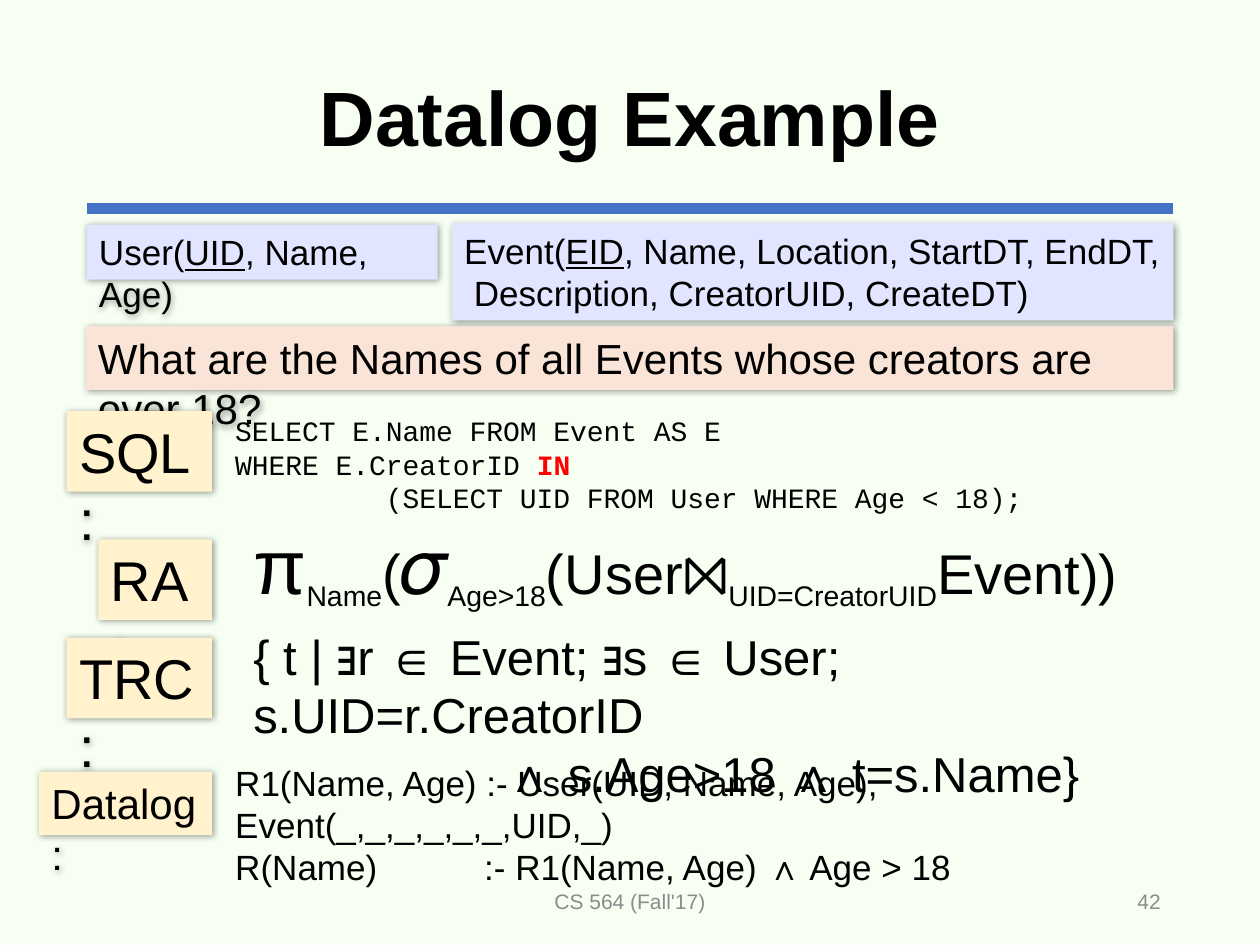
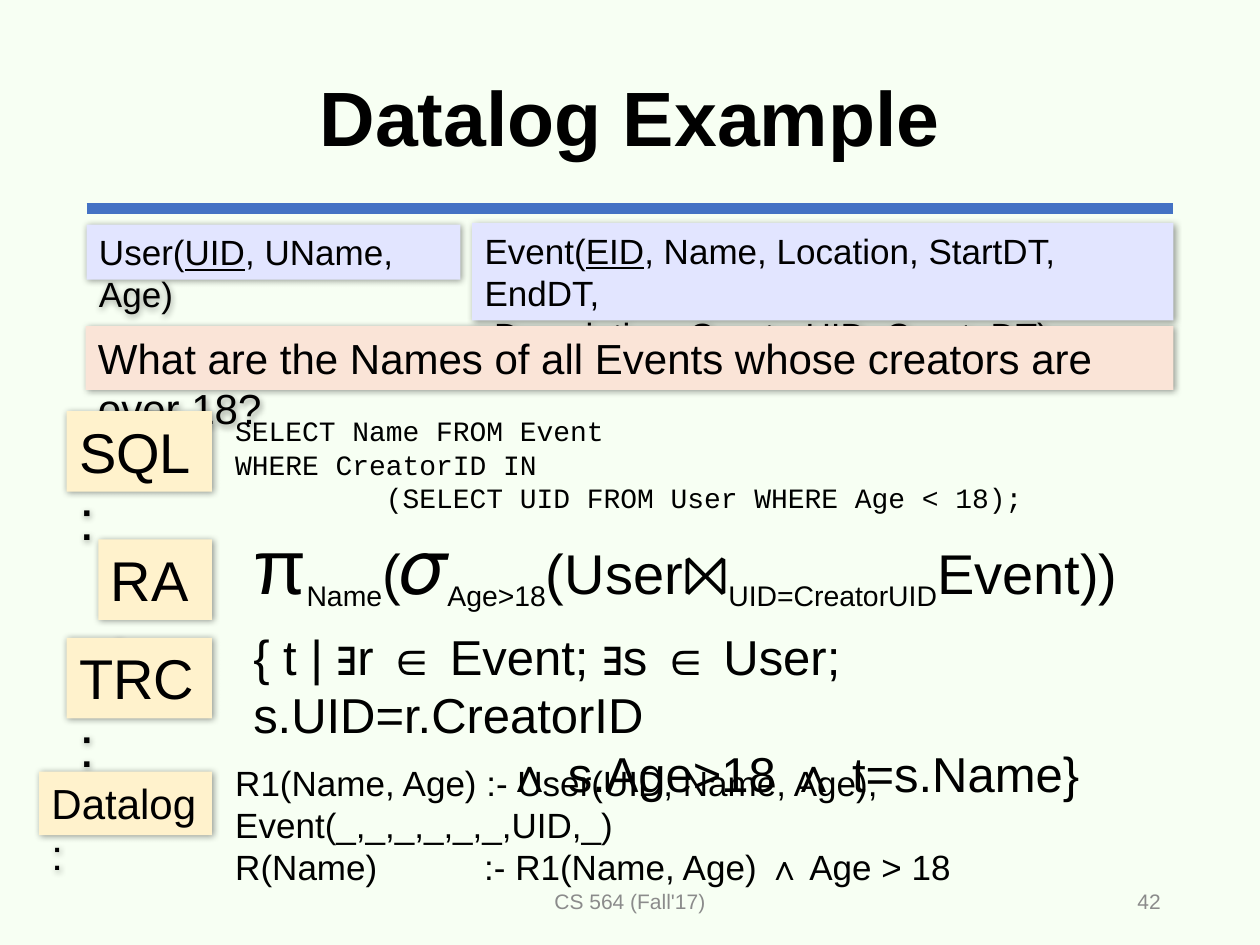
Before and after one commit to adelaneh/adelaneh.github.io, a slide deck: slide 42 of cs564_fall17/slides/lecture9-ra2-handouts.pptx. Drawn at 1260x945 pixels with LibreOffice and Linux fonts; fonts in the diff are those of the drawing. Boxes give left, top, right and bottom in pixels: in the first picture for what was removed or moved away, otherwise in the second. Text is boxed around its words. In the diff, an @@ line names an element or a change of style, - is before the commit and + after.

```diff
--- a/cs564_fall17/slides/lecture9-ra2-handouts.pptx
+++ b/cs564_fall17/slides/lecture9-ra2-handouts.pptx
@@ rectangle "User(UID, UName, Age)": place and size @@
-rectangle "User(UID, UName, Age)" at box(87, 224, 438, 280)
+rectangle "User(UID, UName, Age)" at box(87, 224, 461, 280)
@@ text in rectangle at box(99, 239, 393, 314): text changed @@
-User(UID, Name, Age)
+User(UID, UName, Age)
@@ rectangle "Event(EID, Name, Location, StartDT, EndDT,": place and size @@
-rectangle "Event(EID, Name, Location, StartDT, EndDT," at box(452, 223, 1174, 320)
+rectangle "Event(EID, Name, Location, StartDT, EndDT," at box(472, 223, 1174, 320)
@@ text at box(235, 421, 604, 476): text changed @@
-SELECT E.Name FROM Event AS E
-WHERE E.CreatorID IN
+SELECT Name FROM Event
+WHERE CreatorID IN
```
Also in this commit, not shown: 3 other slides changed.
